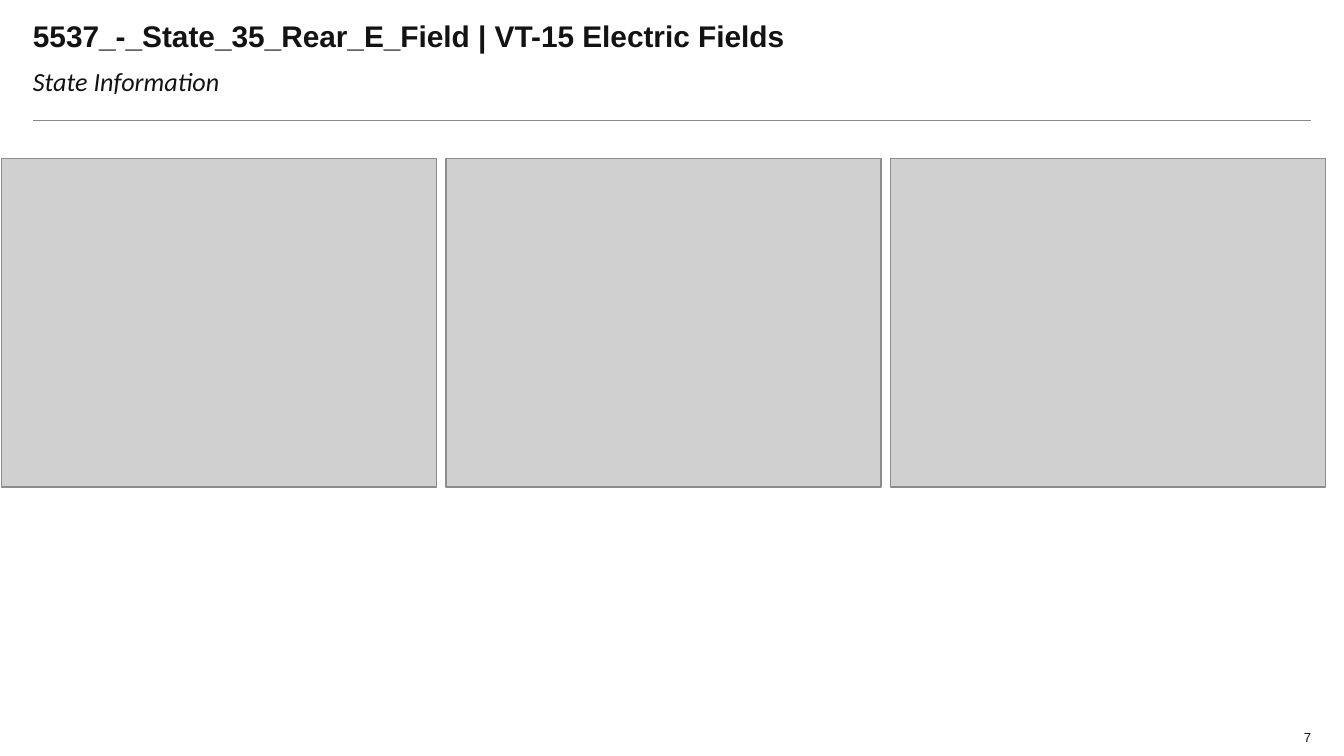
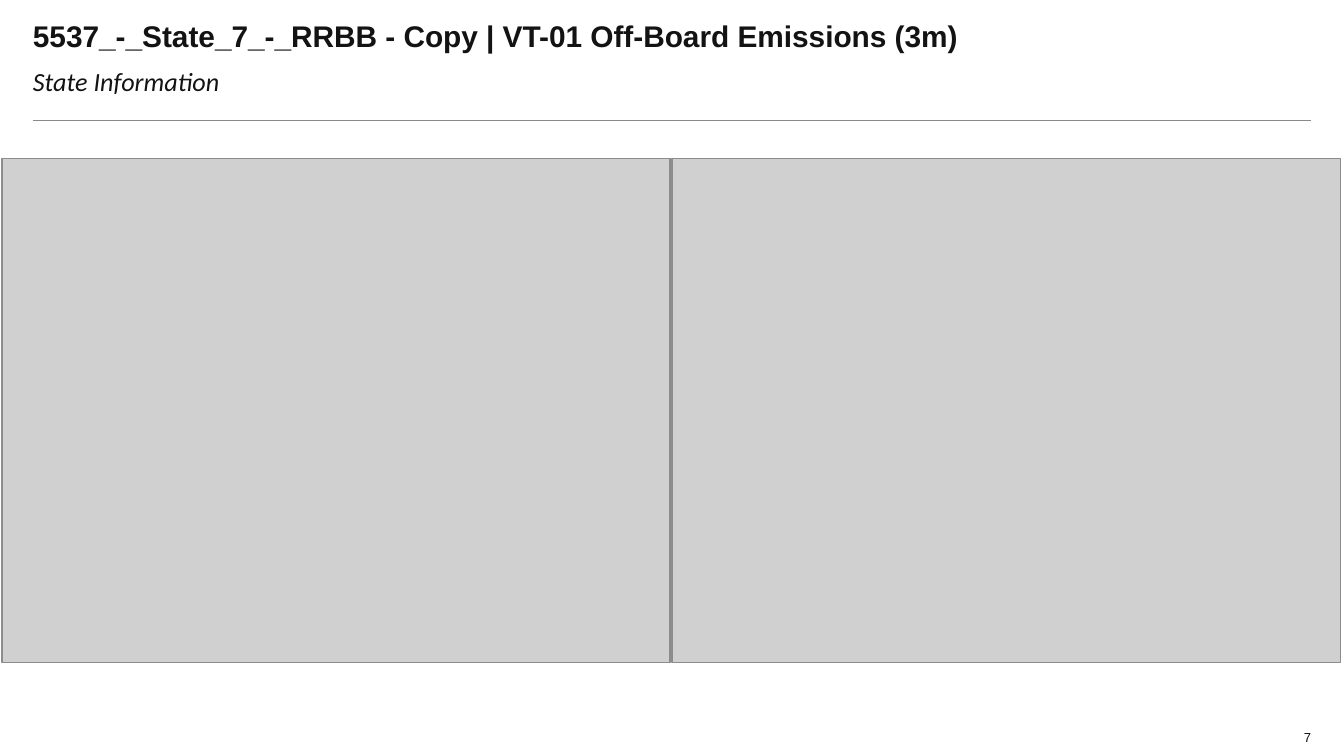
Before and after one commit to Laurapaws/graphGrabber, a slide deck: slide 7 of newDeck.pptx. Drawn at 1344x756 pixels with LibreOffice and Linux fonts; fonts in the diff are those of the drawing; grey boxes stand for pictures; background and template pictures are left out. Boxes give left, top, right and bottom in pixels: in the first picture for what was removed or moved away, otherwise in the second. Text is boxed around its words. In the diff, an @@ line names an element or a change of style, - is before the commit and + after.

```diff
--- a/newDeck.pptx
+++ b/newDeck.pptx
@@ title at (33,25,958,52): text changed @@
-5537_-_State_35_Rear_E_Field | VT-15 Electric Fields
+5537_-_State_7_-_RRBB - Copy | VT-01 Off-Board Emissions (3m)
@@ picture removed at (1,159,437,487) @@
@@ picture added at (1,159,669,663) @@
@@ picture removed at (446,159,882,487) @@
@@ picture added at (672,159,1340,663) @@
@@ picture removed at (890,159,1325,487) @@
```
Also in this commit, not shown: 5 other slides changed, 1 slide added, 1 slide removed, 4 other files.
